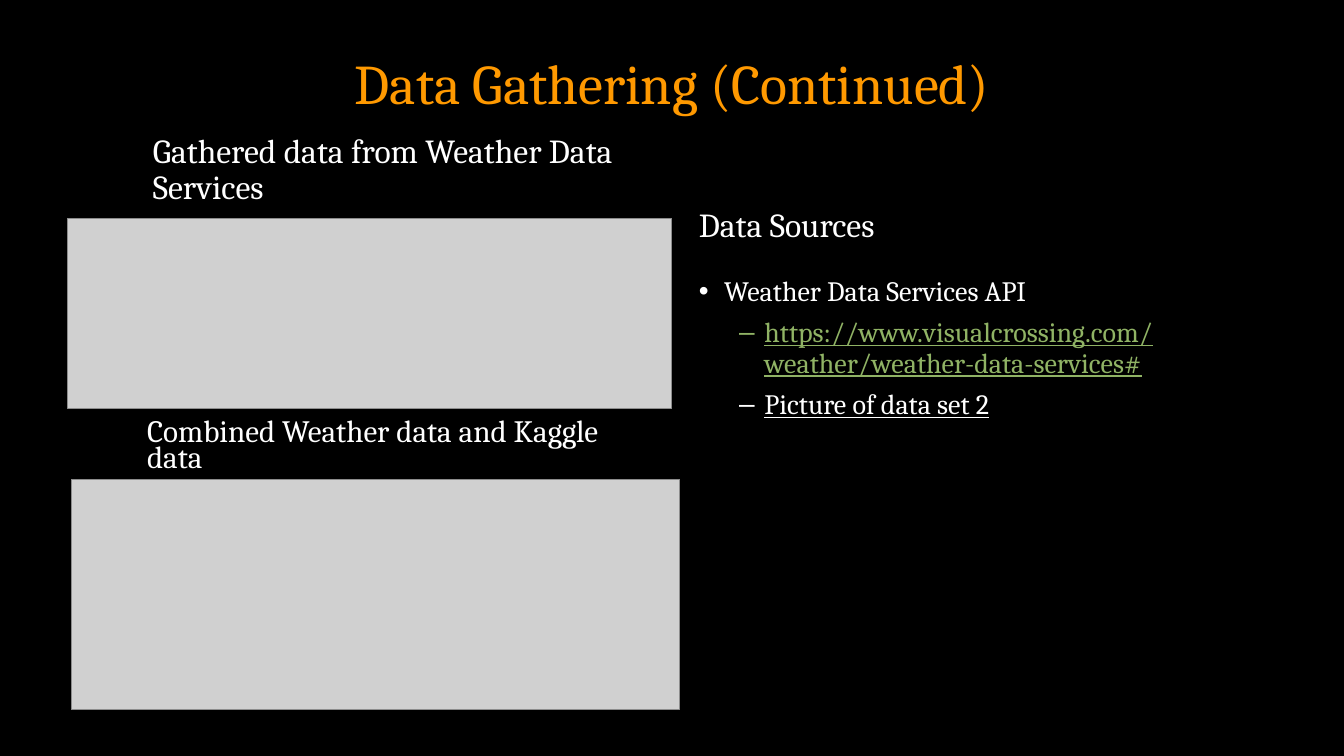
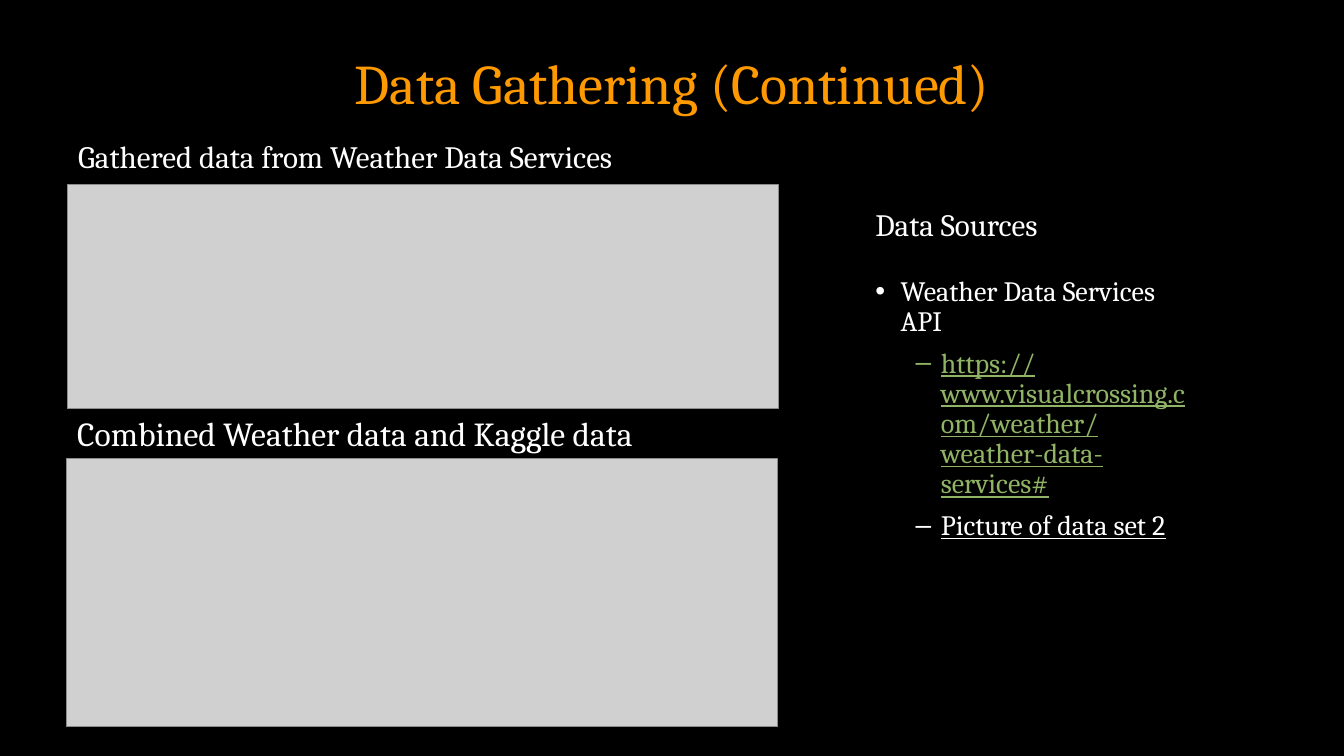
Before and after one commit to LongPatrol/Project-One, a slide deck: slide 5 of Are the Browns Losing Seasons The Fault of.pptx. Drawn at 1344x756 pixels with LibreOffice and Linux fonts; fonts in the diff are those of the drawing; grey boxes stand for pictures; background and template pictures are left out. Boxes give left, top, right and bottom in pixels: in the first picture for what was removed or moved away, otherwise in the second. Text is boxed around its words. In the diff, an @@ line names an element or a change of style, - is before the commit and + after.

Commit message:
powerpoint

```diff
--- a/Are the Browns Losing Seasons The Fault of.pptx
+++ b/Are the Browns Losing Seasons The Fault of.pptx
@@ text "Gathered data from Weather Data ...": place and size @@
-text "Gathered data from Weather Data ..." at (153, 139, 613, 200)
+text "Gathered data from Weather Data ..." at (78, 146, 612, 169)
@@ text "Gathered data from Weather Data ..." at (78, 146, 612, 169): size 24 to 22.2 pt @@
@@ picture: place and size @@
-picture at (68, 219, 673, 409)
+picture at (68, 185, 779, 408)
@@ text "Data Sources" at (875, 215, 1038, 237): size 24 to 22.2 pt @@
@@ text "Data Sources": place and size @@
-text "Data Sources" at (699, 214, 875, 238)
+text "Data Sources" at (875, 215, 1038, 237)
@@ text "Weather Data Services API" rewrapped from (724, 281, 1152, 418) to (901, 281, 1185, 539) @@
@@ text "Combined Weather data and Kaggle ...": place and size @@
-text "Combined Weather data and Kaggle ..." at (147, 420, 599, 469)
+text "Combined Weather data and Kaggle ..." at (77, 422, 633, 454)
@@ text "Combined Weather data and Kaggle ..." at (77, 422, 633, 454): size 22.2 to 24 pt; line spacing 0.7 to 0.8 @@
@@ picture: place and size @@
-picture at (72, 479, 680, 710)
+picture at (67, 459, 778, 727)
```
Also in this commit, not shown: 2 other slides changed, 1 slide added, 1 other file.
